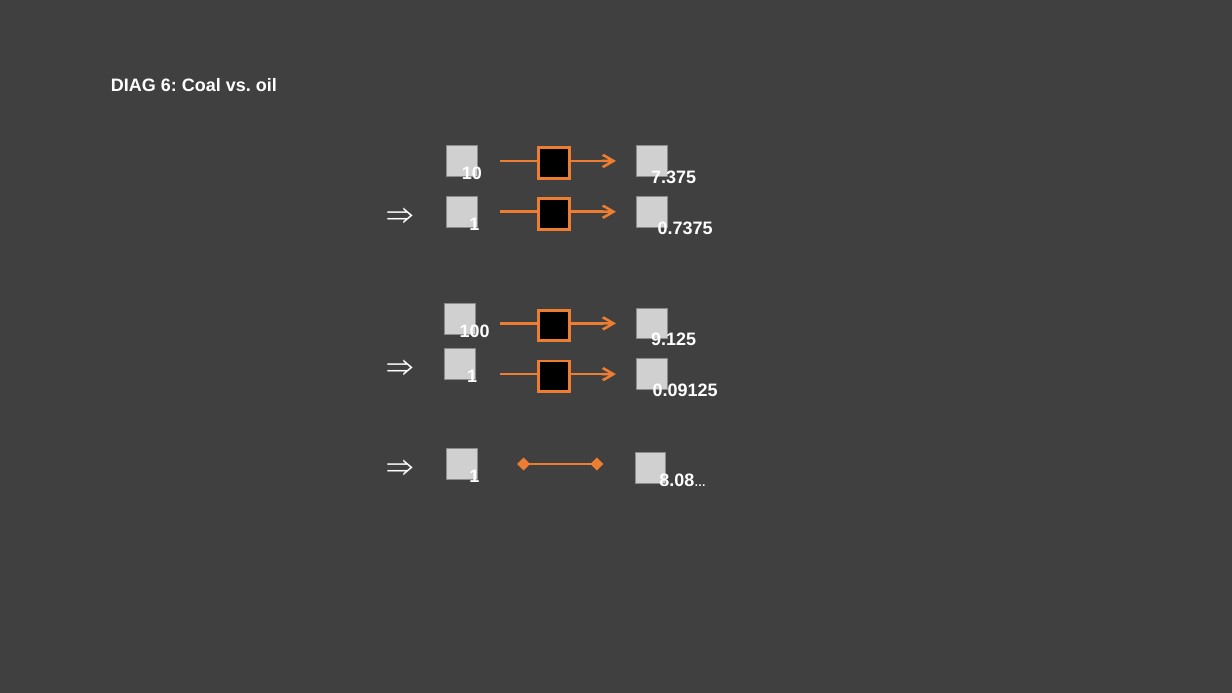
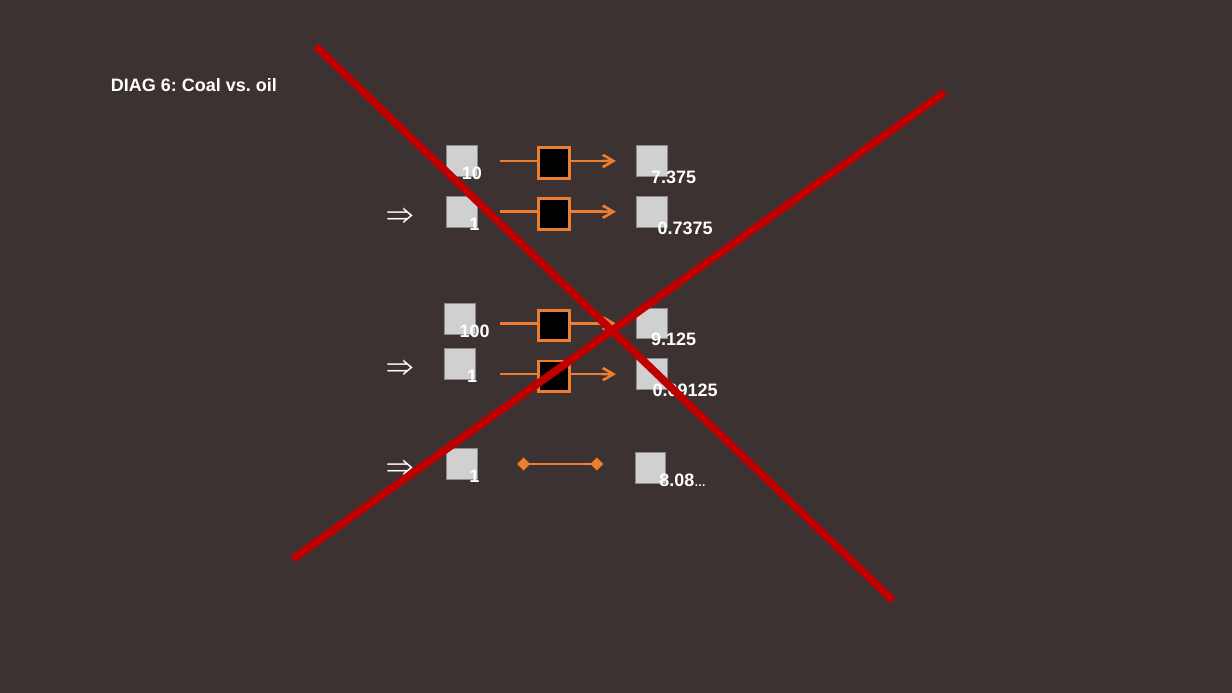
Before and after one commit to AlternativeFFFF/Alt-F4, a slide deck: slide 17 of submissions/burning-questions/factorio-fuel-energy-1.pptx (slide 7 before the commit). Drawn at 1232x693 pixels with LibreOffice and Linux fonts; fonts in the diff are those of the drawing; grey boxes stand for pictures. Boxes give left, top, right and bottom in pixels: in the first picture for what was removed or moved away, otherwise in the second. Text is boxed around its words. In the diff, an @@ line names an element or a change of style, - is before the commit and + after.

```diff
--- a/submissions/burning-questions/factorio-fuel-energy-1.pptx
+++ b/submissions/burning-questions/factorio-fuel-energy-1.pptx
@@ background #404040 to #3C3232 @@
@@ line added from (316, 46) to (894, 601), #C00000 6 pt @@
@@ line added from (293, 559) to (945, 92), #C00000 6 pt @@
```
Also in this commit, not shown: 6 other slides changed, 10 slides added, 1 slide removed, 1 other file.
